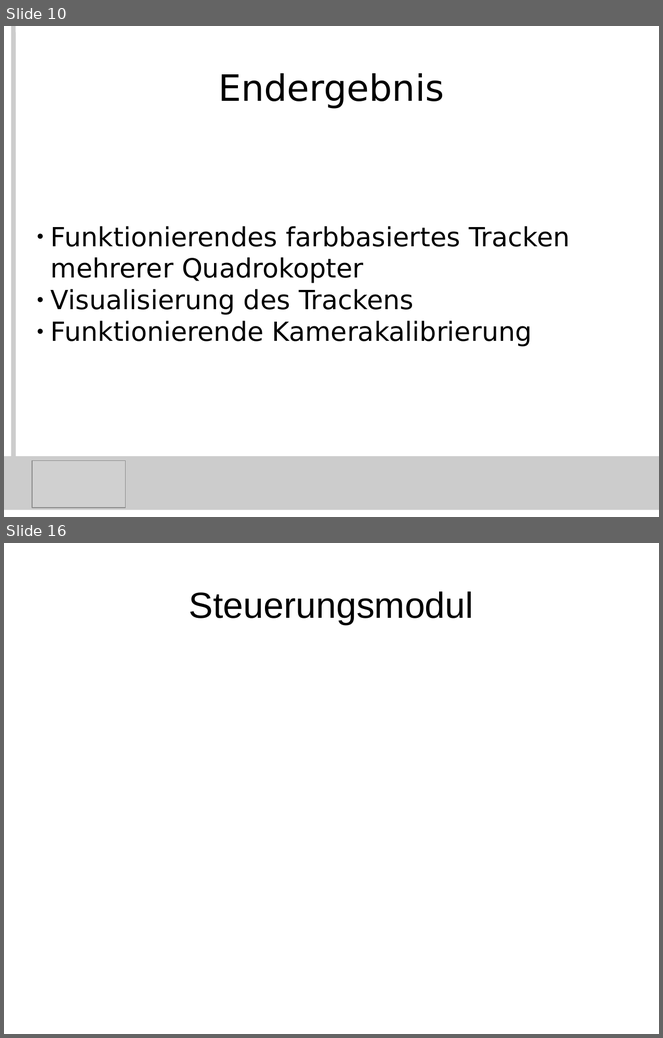
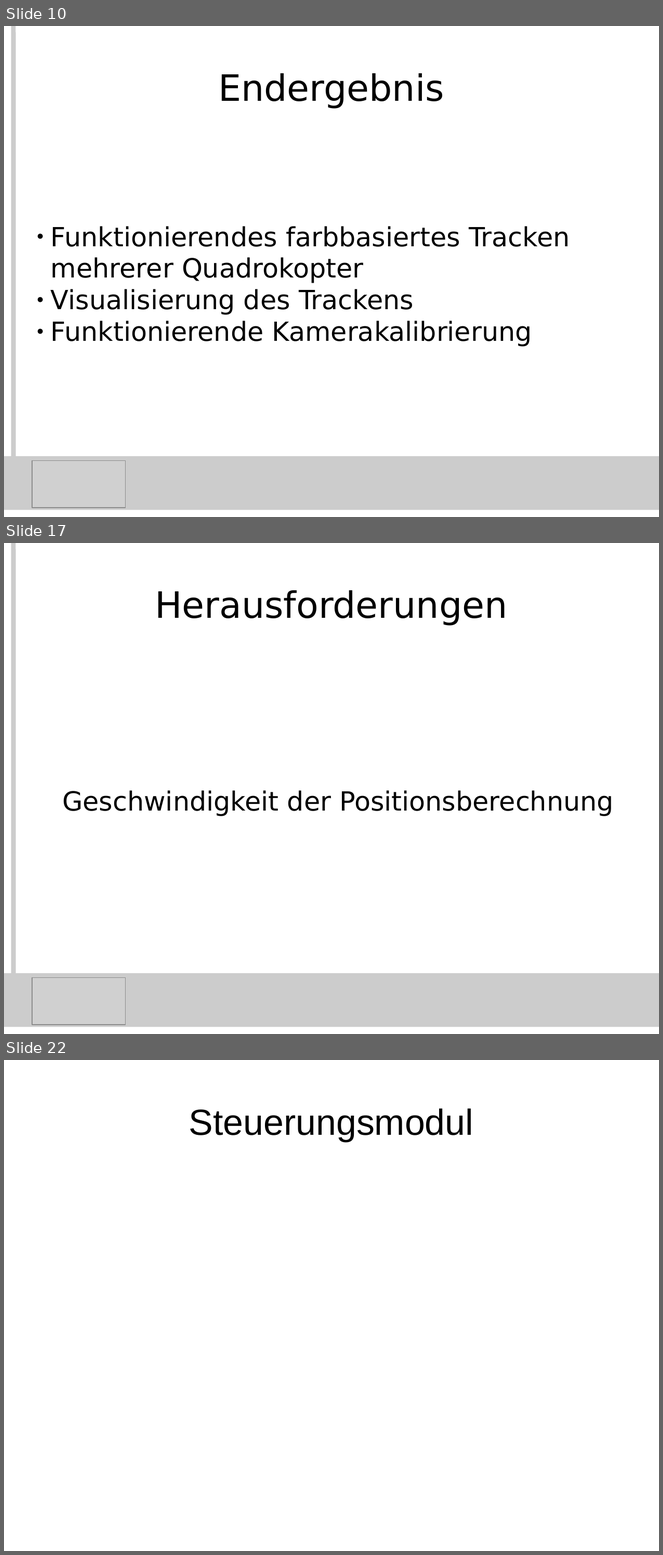
Before and after one commit to KITrokopter/Presentation, a slide deck: PresentationInTotal v0.1.odp. Shown one above the other, each under a label of ours: slides 10 and 16 before the commit, slides 10, 17 and 22 after it; the slides between them are not shown. The pictures are 663x1038 and 663x1555 pixels, drawn with LibreOffice and Linux fonts; fonts in the diff are those of the drawing; grey boxes stand for pictures. Boxes give left, top, right and bottom in pixels: in the first picture for what was removed or moved away, otherwise in the second. Text is boxed around its words. In the diff, an @@ line names an element or a change of style, - is before the commit and + after.

```diff
--- a/PresentationInTotal v0.1.odp
+++ b/PresentationInTotal v0.1.odp
@@ slide 17 added at (x1=4, y1=543, x2=659, y2=1034), background #FFFFFF @@
@@ line added from (13, 543) to (13, 1020), #CCCCCC 5.67 pt @@
@@ title added at (x1=155, y1=590, x2=507, y2=626), 44 pt, text #000000 @@
+Herausforderungen
@@ subtitle added at (x1=62, y1=791, x2=614, y2=817), 32 pt, text #000000 @@
+Geschwindigkeit der Positionsberechnung
@@ rectangle added at (x1=4, y1=974, x2=659, y2=1028), fill #CCCCCC @@
@@ picture added at (x1=32, y1=978, x2=125, y2=1025) @@
@@ what was slide 16 is now slide 22 @@
```
Also in this commit, not shown: 6 slides changed, 5 other slides added.
